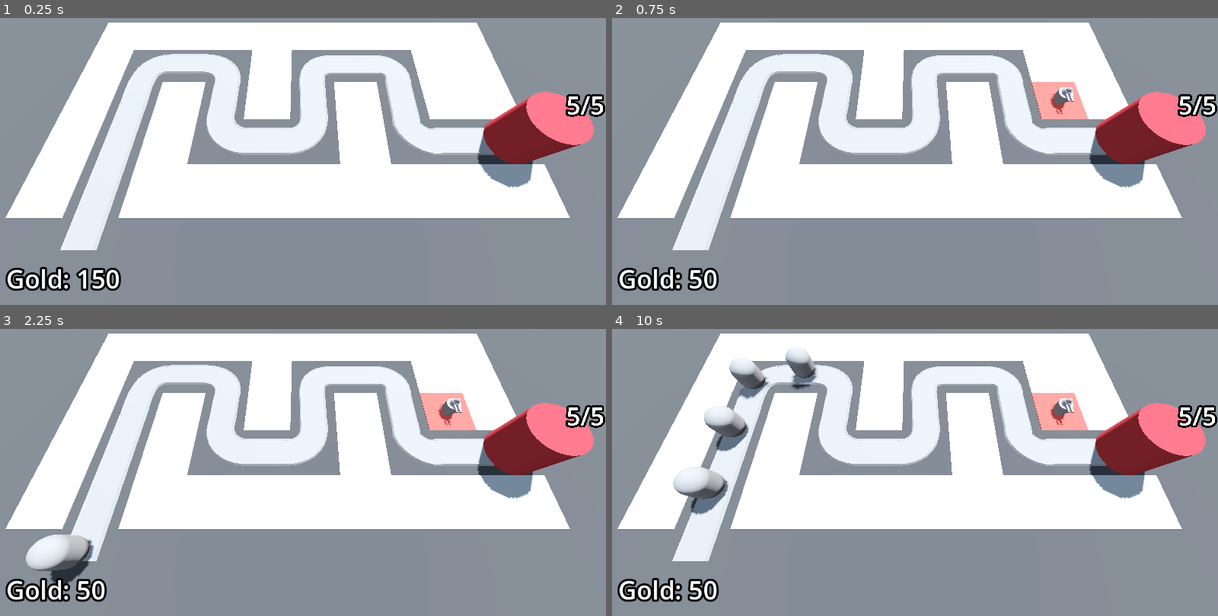
Above: before the commit, frames 1-4 (two rows, left to right).
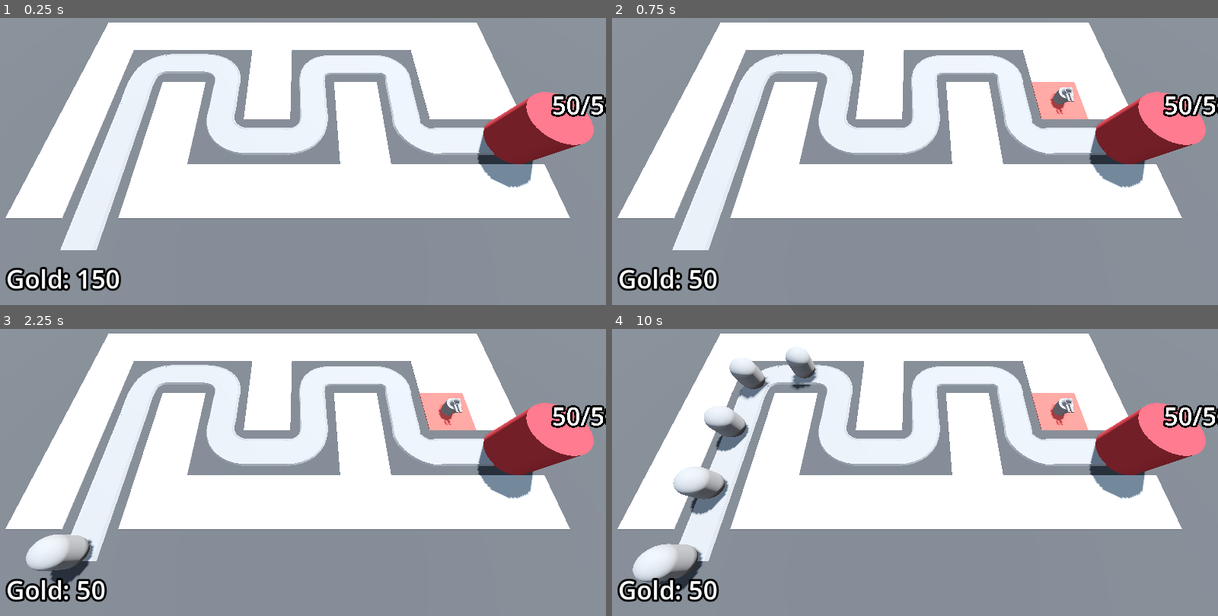
Above: after the commit, the same moments.

Repository: prokosim/barbar-blast
Game: Godot game, scene res://BaseLevel.tscn
The game is run twice, just before and just after one commit, with the same random seed, the same clock (stepped at 60 frames per second) and the same inputs.
Inputs (mouse positions are in pixels of both pictures, inside the frame that each line leads up to):
- Up to frame 1 (0.25 s): no input
- Up to frame 2 (0.75 s): tap Enter at 0.5 s; move the mouse to (1048, 115) at 0.52 s; press the mouse at (1048, 115) at 0.53 s
- Up to frame 3 (2.25 s): tap Space at 1.25 s; move the mouse to (181, 461) at 1.27 s; release the mouse at (181, 461) at 1.28 s; click (181, 461) at 1.35 s; tap Enter at 2 s; move the mouse to (363, 369) at 2.02 s; press the mouse at (363, 369) at 2.03 s
- Up to frame 4 (10 s): move the mouse to (884, 512) at 2.77 s; release the mouse at (884, 512) at 2.78 s; click (884, 512) at 2.85 s; move the mouse to (1096, 495) at 3.52 s; press the mouse at (1096, 495) at 3.53 s; move the mouse to (733, 395) at 4.27 s; release the mouse at (733, 395) at 4.28 s; click (733, 395) at 4.35 s; move the mouse to (945, 443) at 5.02 s; press the mouse at (945, 443) at 5.03 s; move the mouse to (824, 360) at 5.77 s; release the mouse at (824, 360) at 5.78 s; click (824, 360) at 5.85 s; move the mouse to (1048, 426) at 6.52 s; press the mouse at (1048, 426) at 6.53 s; move the mouse to (793, 461) at 7.27 s; release the mouse at (793, 461) at 7.28 s; click (793, 461) at 7.35 s; move the mouse to (975, 369) at 8.02 s; press the mouse at (975, 369) at 8.03 s; move the mouse to (884, 512) at 8.77 s; release the mouse at (884, 512) at 8.78 s; click (884, 512) at 8.85 s; move the mouse to (1096, 495) at 9.52 s; press the mouse at (1096, 495) at 9.53 s

The runs differ from the first frame. In frame 1, 0.3% of the frame differs, in the area x 90-100%, y 26-35%; in frame 2, 0.3%; in frame 3, 0.3%; in frame 4, 1.5%, in the area x 3-100%, y 26-93%.

Commit message:
before the labels for enemies

Diff:
--- a/Base/base.gd
+++ b/Base/base.gd
@@ -5,7 +5,7 @@
 var current_health: int:
 	set(health_in):
 		current_health = health_in
-		print("Health was chaged.")
+		#print("Health was chaged.")
 		label_3d.text = str(current_health) + "/" + str(max_health)
 		var red: Color = Color.RED
 		var white: Color = Color.WHITE
@@ -21,5 +21,5 @@
 
 
 func take_damage() -> void:
-	print("Damage dealt to Base!")
+	#print("Damage dealt to Base!")
 	current_health -= 1
--- a/BaseLevel.tscn
+++ b/BaseLevel.tscn
@@ -8,6 +8,7 @@
 [ext_resource type="Script" path="res://turret_manager.gd" id="5_hmyp3"]
 [ext_resource type="PackedScene" uid="uid://dnqm078csxa2b" path="res://Turret/turret.tscn" id="6_c16c0"]
 [ext_resource type="Script" path="res://bank.gd" id="8_q4cic"]
+[ext_resource type="PackedScene" uid="uid://x12n03p4htm0" path="res://DifficultyManager/difficulty_manager.tscn" id="9_xtthw"]
 
 [sub_resource type="ProceduralSkyMaterial" id="ProceduralSkyMaterial_dtswi"]
 sky_horizon_color = Color(0.64625, 0.65575, 0.67075, 1)
@@ -63,10 +64,11 @@
 "cells": PackedInt32Array(65535, 65534, 0, 65535, 2, 0, 65531, 65535, 0, 4, 65535, 0, 65531, 65534, 0, 65531, 0, 0, 655 …(314 unchanged characters)…
 }
 
-[node name="EnemyPath" type="Path3D" parent="."]
+[node name="EnemyPath" type="Path3D" parent="." node_paths=PackedStringArray("difficulty_manager")]
 curve = SubResource("Curve3D_g5081")
 script = ExtResource("3_wx1k5")
 enemy_scene = ExtResource("2_eij3g")
+difficulty_manager = NodePath("../DifficultyManager")
 
 [node name="Road" type="CSGPolygon3D" parent="EnemyPath"]
 polygon = PackedVector2Array(-1, 0, -1, 0.1, 1, 0.1, 1, 0)
@@ -116,6 +118,7 @@
 curve = SubResource("Curve3D_g5081")
 
 [node name="Base" parent="." instance=ExtResource("3_mdvbu")]
+max_health = 50
 
 [node name="TurretManager" type="Node3D" parent="." node_paths=PackedStringArray("enemy_path")]
 script = ExtResource("5_hmyp3")
@@ -142,4 +145,7 @@
 text = "placeholder text"
 label_settings = SubResource("LabelSettings_4wp6c")
 
+[node name="DifficultyManager" parent="." instance=ExtResource("9_xtthw")]
+
 [connection signal="timeout" from="EnemyPath/Timer" to="EnemyPath" method="spawn_enemy"]
+[connection signal="stop_spawning_enemies" from="DifficultyManager" to="EnemyPath" method="_on_difficulty_manager_stop_spawning_enemies"]
--- /dev/null
+++ b/DifficultyManager/difficulty_manager.gd
@@ -0,0 +1,28 @@
+extends Node
+
+signal stop_spawning_enemies
+
+@export var game_length := 30.0
+@export var spawn_time_curve: Curve
+@export var enemy_health_curve: Curve
+
+@onready var timer: Timer = $Timer
+
+
+# Called when the node enters the scene tree for the first time.
+func _ready() -> void:
+	timer.start(game_length)
+
+
+func game_progrss_ratio() -> float:
+	return 1.0 - (timer.time_left / game_length)
+
+func get_spawn_time() -> float:
+	return spawn_time_curve.sample(game_progrss_ratio())
+
+func get_enemy_health() -> float:
+	return enemy_health_curve.sample(game_progrss_ratio())
+
+
+func _on_timer_timeout() -> void:
+	stop_spawning_enemies.emit()
--- /dev/null
+++ b/DifficultyManager/difficulty_manager.tscn
@@ -0,0 +1,25 @@
+[gd_scene load_steps=4 format=3 uid="uid://x12n03p4htm0"]
+
+[ext_resource type="Script" path="res://DifficultyManager/difficulty_manager.gd" id="1_f4vqt"]
+
+[sub_resource type="Curve" id="Curve_h0eex"]
+min_value = 0.25
+max_value = 2.0
+_data = [Vector2(0.141791, 2), 0.0, 0.0, 0, 0, Vector2(1, 0.25), 0.0, 0.0, 0, 0]
+point_count = 2
+
+[sub_resource type="Curve" id="Curve_gljhs"]
+min_value = 10.0
+max_value = 150.0
+_data = [Vector2(0, 10), 0.0, 140.0, 0, 1, Vector2(1, 150), 140.0, 0.0, 1, 0]
+point_count = 2
+
+[node name="DifficultyManager" type="Node"]
+script = ExtResource("1_f4vqt")
+spawn_time_curve = SubResource("Curve_h0eex")
+enemy_health_curve = SubResource("Curve_gljhs")
+
+[node name="Timer" type="Timer" parent="."]
+one_shot = true
+
+[connection signal="timeout" from="Timer" to="." method="_on_timer_timeout"]
--- a/Enemy/enemy.gd
+++ b/Enemy/enemy.gd
@@ -30,3 +30,4 @@
 	if progress_ratio == 1:
 		base.take_damage()
 		set_process(false)
+		queue_free()
--- a/RayPickerCamera/ray_picker_camera.gd
+++ b/RayPickerCamera/ray_picker_camera.gd
@@ -28,6 +28,8 @@
 						var tile_position = gridMap.map_to_local(cell)
 						turret_manager.build_turret(tile_position)
 						bank.gold -= turret_cost
+		else:
+			Input.set_default_cursor_shape(Input.CURSOR_ARROW)
 	else:
 		Input.set_default_cursor_shape(Input.CURSOR_ARROW)
 	#print(str(ray_cast_3d.get_collider()) + " | " + str(ray_cast_3d.get_collision_point()))
--- a/enemy_path.gd
+++ b/enemy_path.gd
@@ -1,7 +1,17 @@
 extends Path3D
 
 @export var enemy_scene: PackedScene
+@export var difficulty_manager: Node
+@onready var timer: Timer = $Timer
 
 func spawn_enemy() -> void:
 	var new_enemy = enemy_scene.instantiate()
+	new_enemy.max_health = difficulty_manager.get_enemy_health()
 	add_child(new_enemy)
+	timer.wait_time = difficulty_manager.get_spawn_time()
+	#print(new_enemy.current_halth)
+
+
+
+func _on_difficulty_manager_stop_spawning_enemies() -> void:
+	timer.stop()
Not shown: 1 places in BaseLevel.tscn that only renumber resources
